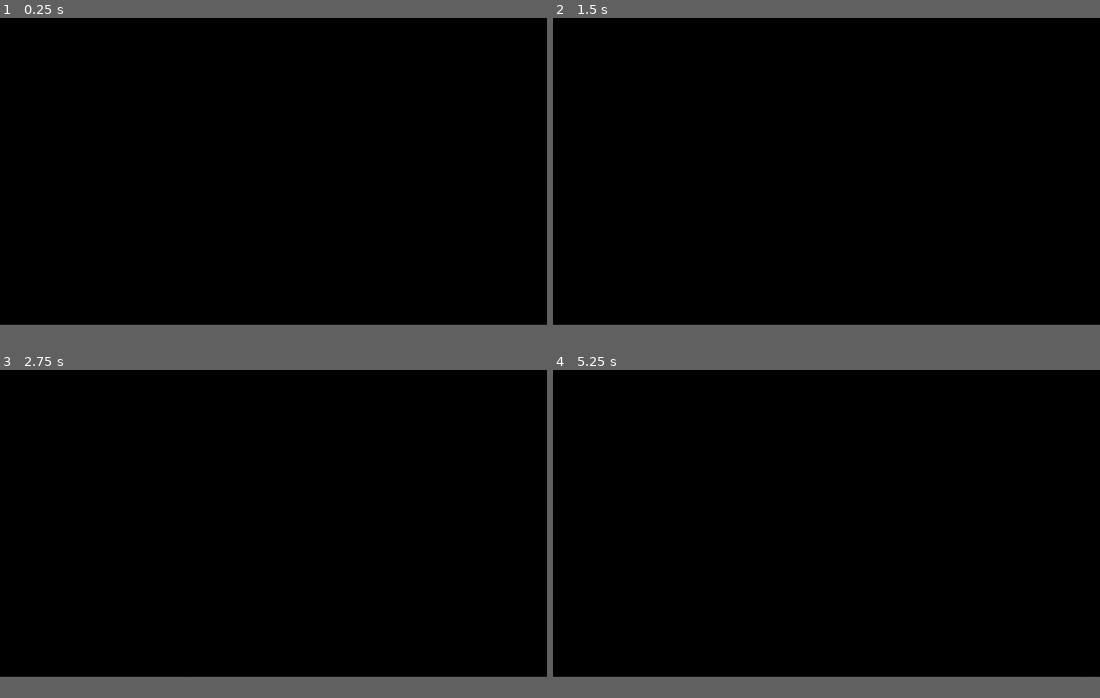
Above: before the commit, frames 1-4 (two rows, left to right).
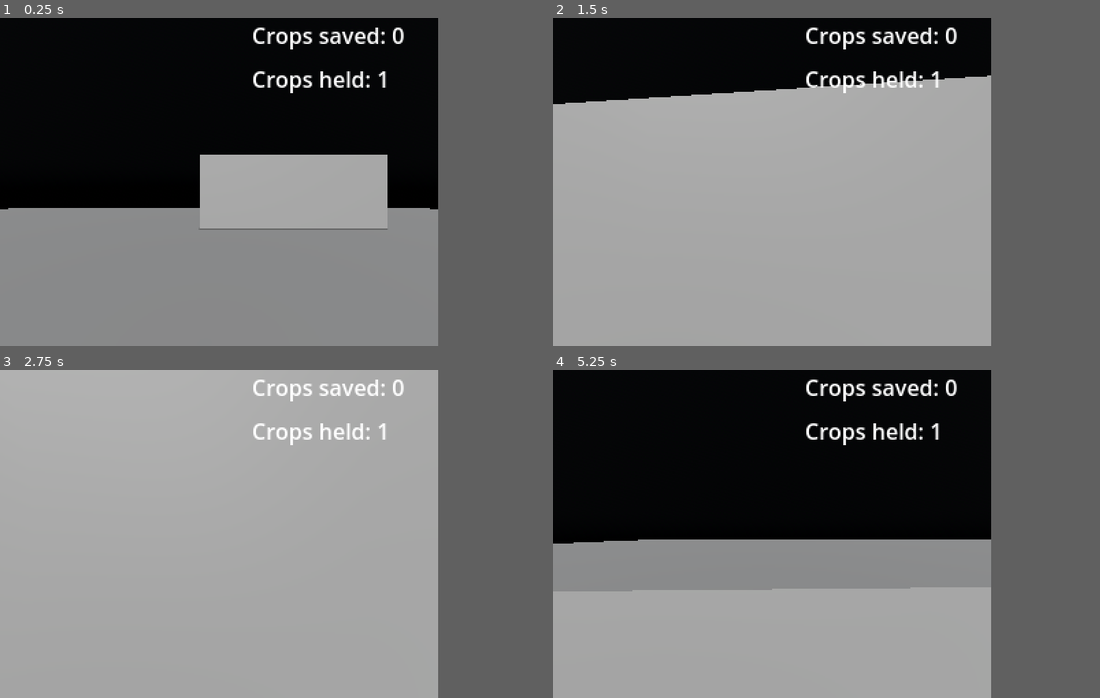
Above: after the commit, the same moments.

Repository: EliasVincent/ld52-game
Game: Godot game, scene res://level_1.tscn
The game is run twice, just before and just after one commit, with the same random seed, the same clock (stepped at 60 frames per second) and the same inputs.
Inputs (mouse positions are in pixels of both pictures, inside the frame that each line leads up to):
- Up to frame 1 (0.25 s): no input
- Up to frame 2 (1.5 s): tap Enter at 0.5 s; move the mouse to (853, 168) at 0.52 s; hold W (move_up) from 0.53 s (still down); tap E (action, bound only after the commit) at 0.6 s; move the mouse to (799, 172) at 1.27 s; tap Space (space) at 1.35 s
- Up to frame 3 (2.75 s): keep holding W (move_up); tap E (action, bound only after the commit) at 1.55, 2.1 s; move the mouse to (284, 517) at 2.02 s
- Up to frame 4 (5.25 s): keep holding W (move_up); tap Space (space) at 2.75, 3.6, 5 s; move the mouse to (821, 527) at 2.77 s; tap E (action, bound only after the commit) at 2.85, 3.8, 4.35, 5.1 s; move the mouse to (864, 527) at 3.52 s; tap Escape (escape, bound only after the commit) at 4.15 s; tap Enter at 4.25 s; move the mouse to (782, 520) at 4.27 s; tap F11 (fullscreen, bound only after the commit) at 4.9 s; move the mouse to (831, 524) at 5.02 s
In our replay, the window is 799x449 before the commit and 640x480 after it. These sizes can differ from the game's own. Grey fills any space a smaller window leaves; there, only what the larger window draws over its background counts as a difference.

The runs differ from the first frame. In frame 1, 35% of the frame differs, in the area x 0-81%, y 2-94%; in frame 2, 58%; in frame 3, 75%, in the area x 0-81%, y 0-94%; in frame 4, 35%.

Commit message:
harvestbox

Diff:
--- /dev/null
+++ b/actors/harvest_box.gd
@@ -0,0 +1,11 @@
+extends StaticBody3D
+
+
+# Called when the node enters the scene tree for the first time.
+func _ready():
+	pass # Replace with function body.
+
+
+# Called every frame. 'delta' is the elapsed time since the previous frame.
+func _process(delta):
+	pass
--- /dev/null
+++ b/actors/harvest_box.tscn
@@ -0,0 +1,28 @@
+[gd_scene load_steps=6 format=3 uid="uid://slodq1ng6vky"]
+
+[ext_resource type="Script" path="res://actors/harvest_box.gd" id="1_uqefh"]
+
+[sub_resource type="StandardMaterial3D" id="StandardMaterial3D_8vokv"]
+albedo_color = Color(0.894118, 0.368627, 0.772549, 1)
+
+[sub_resource type="BoxMesh" id="BoxMesh_ywnap"]
+material = SubResource("StandardMaterial3D_8vokv")
+
+[sub_resource type="BoxShape3D" id="BoxShape3D_o6qwy"]
+
+[sub_resource type="BoxShape3D" id="BoxShape3D_phcu7"]
+size = Vector3(1.31683, 1.24702, 1.30524)
+
+[node name="HarvestBox" type="StaticBody3D"]
+script = ExtResource("1_uqefh")
+
+[node name="MeshInstance3D" type="MeshInstance3D" parent="."]
+mesh = SubResource("BoxMesh_ywnap")
+
+[node name="CollisionShape3D" type="CollisionShape3D" parent="."]
+shape = SubResource("BoxShape3D_o6qwy")
+
+[node name="Area3D" type="Area3D" parent="." groups=["HARVESTBOX"]]
+
+[node name="CollisionShape3D" type="CollisionShape3D" parent="Area3D"]
+shape = SubResource("BoxShape3D_phcu7")
--- /dev/null
+++ b/globals/globals.gd
@@ -0,0 +1,23 @@
+extends Node
+
+var isFS = false
+
+func _input(event):
+	if Input.is_action_just_pressed("fullscreen"):
+		if isFS:
+			DisplayServer.window_set_mode(DisplayServer.WINDOW_MODE_WINDOWED)
+			#ProjectSettings.set_setting("display/window/size/mode", "windowed")
+			isFS = false
+			OS
+		else:
+			#ProjectSettings.set_setting("display/window/size/mode", "fullscreen")
+			DisplayServer.window_set_mode(DisplayServer.WINDOW_MODE_FULLSCREEN)
+			isFS = true
+	if Input.is_action_just_pressed("mute"):
+		AudioServer.set_bus_mute(0, not AudioServer.is_bus_mute(0))
+
+	if event is InputEventMouseButton:
+		Input.set_mouse_mode(Input.MOUSE_MODE_CAPTURED)
+
+	if Input.is_action_just_pressed("escape"):
+		Input.set_mouse_mode(Input.MOUSE_MODE_VISIBLE)
--- a/level_1.tscn
+++ b/level_1.tscn
@@ -1,6 +1,8 @@
-[gd_scene load_steps=7 format=3 uid="uid://b31oguwcjhqix"]
+[gd_scene load_steps=9 format=3 uid="uid://b31oguwcjhqix"]
 
+[ext_resource type="Script" path="res://levels/level_1.gd" id="1_gln08"]
 [ext_resource type="PackedScene" uid="uid://c3yabqicq140k" path="res://player/player.tscn" id="1_wtv3g"]
+[ext_resource type="PackedScene" uid="uid://slodq1ng6vky" path="res://actors/harvest_box.tscn" id="2_c8non"]
 
 [sub_resource type="PlaneMesh" id="PlaneMesh_7vq62"]
 size = Vector2(20, 20)
@@ -9,7 +11,7 @@
 
 [sub_resource type="PhysicalSkyMaterial" id="PhysicalSkyMaterial_efawt"]
 rayleigh_color = Color(0.301961, 0.403922, 0.6, 1)
-turbidity = 228.98
+turbidity = 382.26
 
 [sub_resource type="Sky" id="Sky_wufsm"]
 sky_material = SubResource("PhysicalSkyMaterial_efawt")
@@ -19,6 +21,7 @@
 sky = SubResource("Sky_wufsm")
 
 [node name="Level1" type="Node3D"]
+script = ExtResource("1_gln08")
 
 [node name="Ground" type="Node3D" parent="."]
 
@@ -35,3 +38,85 @@
 
 [node name="WorldEnvironment" type="WorldEnvironment" parent="."]
 environment = SubResource("Environment_kgn7f")
+
+[node name="DirectionalLight3D" type="DirectionalLight3D" parent="."]
+transform = Transform3D(1, 0, 0, 0, 0.820042, 0.572303, 0, -0.572303, 0.820042, 0, 7.08469, 11.9959)
+shadow_enabled = true
+
+[node name="Terrain" type="Node3D" parent="."]
+
+[node name="CSGCombiner3D" type="CSGCombiner3D" parent="Terrain"]
+use_collision = true
+
+[node name="CSGBox3D" type="CSGBox3D" parent="Terrain/CSGCombiner3D"]
+transform = Transform3D(1, 0, 0, 0, 1, 0, 0, 0, 1, 0, 1, -6)
+size = Vector3(1, 2, 1)
+
+[node name="CSGBox3D2" type="CSGBox3D" parent="Terrain/CSGCombiner3D"]
+transform = Transform3D(1, 0, 0, 0, 1, 0, 0, 0, 1, 1, 1, -6)
+size = Vector3(1, 2, 1)
+
+[node name="CSGBox3D3" type="CSGBox3D" parent="Terrain/CSGCombiner3D"]
+transform = Transform3D(1, 0, 0, 0, 1, 0, 0, 0, 1, 2, 1, -6)
+size = Vector3(1, 2, 1)
+
+[node name="CSGBox3D4" type="CSGBox3D" parent="Terrain/CSGCombiner3D"]
+transform = Transform3D(1, 0, 0, 0, 1, 0, 0, 0, 1, 3, 1, -6)
+size = Vector3(1, 2, 1)
+
+[node name="CSGBox3D5" type="CSGBox3D" parent="Terrain/CSGCombiner3D"]
+transform = Transform3D(1, 0, 0, 0, 1, 0, 0, 0, 1, 4, 1, -6)
+size = Vector3(1, 2, 1)
+
+[node name="HarvestBox" parent="." instance=ExtResource("2_c8non")]
+transform = Transform3D(1, 0, 0, 0, 1, 0, 0, 0, 1, 0, 0.6, 8)
+
+[node name="Tooltips" type="Control" parent="."]
+clip_contents = true
+custom_minimum_size = Vector2(320, 240)
+layout_mode = 3
+anchors_preset = 0
+offset_right = 643.0
+offset_bottom = 239.0
+
+[node name="DepositTooltip" type="Panel" parent="Tooltips"]
+unique_name_in_owner = true
+visible = false
+layout_mode = 0
+offset_left = 43.0
+offset_top = 29.0
+offset_right = 286.0
+offset_bottom = 74.0
+
+[node name="RichTextLabel" type="RichTextLabel" parent="Tooltips/DepositTooltip"]
+layout_mode = 0
+offset_left = 16.0
+offset_top = 10.0
+offset_right = 435.0
+offset_bottom = 93.0
+text = "PRESS E TO DEPOSIT CROPS"
+
+[node name="HUD" type="Control" parent="."]
+custom_minimum_size = Vector2(320, 240)
+layout_mode = 3
+anchors_preset = 0
+offset_right = 40.0
+offset_bottom = 40.0
+
+[node name="CropsSaved" type="RichTextLabel" parent="HUD"]
+unique_name_in_owner = true
+layout_mode = 0
+offset_left = 184.0
+offset_top = 1.0
+offset_right = 338.0
+offset_bottom = 59.0
+text = "Crops saved: "
+
+[node name="CropsHeld" type="RichTextLabel" parent="HUD"]
+unique_name_in_owner = true
+layout_mode = 0
+offset_left = 184.0
+offset_top = 33.0
+offset_right = 325.0
+offset_bottom = 77.0
+text = "Crops Held: "
--- /dev/null
+++ b/levels/level_1.gd
@@ -0,0 +1,22 @@
+extends Node3D
+
+@onready var cropTooltip = %DepositTooltip
+@onready var cropsSaved: RichTextLabel = %CropsSaved
+@onready var cropsHeld: RichTextLabel = %CropsHeld
+
+@onready var player: CharacterBody3D = $Player
+
+
+# Called when the node enters the scene tree for the first time.
+
+func toggleDepositTooltip():
+	cropTooltip.visible = !cropTooltip.visible
+
+func _ready():
+	pass # Replace with function body.
+
+
+# Called every frame. 'delta' is the elapsed time since the previous frame.
+func _process(delta):
+	cropsSaved.text = str("Crops saved: " , player.totalCrops)
+	cropsHeld.text = str("Crops held: " , player.cropsHeld)
--- a/player/player.gd
+++ b/player/player.gd
@@ -7,6 +7,11 @@
 @export var RIGHT_STICK_SENSITIVITY = 1.0
 
 @onready var camera = $Camera3D
+@onready var parentNode = self.get_parent()
+
+var cropsHeld: int = 1
+var totalCrops: int = 0
+var canDeposit: bool = false
 
 # Get the gravity from the project settings to be synced with RigidBody nodes.
 var gravity = ProjectSettings.get_setting("physics/3d/default_gravity")
@@ -59,3 +64,20 @@
 		# clamp restricts the rotation to -/+90 degrees on top and bottom
 		# otherwise the movement would be weird
 		camera.rotation_degrees.x = clamp(camera.rotation_degrees.x, -90, 90)
+	if Input.is_action_just_pressed("action") and canDeposit:
+		depositCrops()
+
+func depositCrops() -> void:
+	totalCrops += cropsHeld
+	cropsHeld = 0
+
+func _on_event_hitbox_area_entered(area):
+	if area.is_in_group("HARVESTBOX"):
+		parentNode.toggleDepositTooltip()
+		canDeposit = true
+
+
+func _on_event_hitbox_area_exited(area):
+	if area.is_in_group("HARVESTBOX"):
+		parentNode.toggleDepositTooltip()
+		canDeposit = false
--- a/player/player.tscn
+++ b/player/player.tscn
@@ -10,16 +10,27 @@
 radius = 0.4
 height = 1.5
 
-[node name="Player" type="CharacterBody3D"]
+[sub_resource type="CapsuleShape3D" id="CapsuleShape3D_nr8dk"]
+
+[node name="Player" type="CharacterBody3D" groups=["PLAYER"]]
 script = ExtResource("1_7qt43")
 
 [node name="MeshInstance3D" type="MeshInstance3D" parent="."]
+visible = false
 mesh = SubResource("CapsuleMesh_3g6gf")
 
 [node name="CollisionShape3D" type="CollisionShape3D" parent="."]
 shape = SubResource("CapsuleShape3D_78dhp")
 
 [node name="Camera3D" type="Camera3D" parent="."]
-transform = Transform3D(1, 0, 0, 0, 1, 0, 0, 0, 1, 0, 0.481326, -0.470565)
+transform = Transform3D(1, 0, 0, 0, 1, 0, 0, 0, 1, 0, 0.481326, -0.279407)
 current = true
 fov = 80.0
+
+[node name="EventHitbox" type="Area3D" parent="."]
+
+[node name="CollisionShape3D" type="CollisionShape3D" parent="EventHitbox"]
+shape = SubResource("CapsuleShape3D_nr8dk")
+
+[connection signal="area_entered" from="EventHitbox" to="." method="_on_event_hitbox_area_entered"]
+[connection signal="area_exited" from="EventHitbox" to="." method="_on_event_hitbox_area_exited"]
--- a/project.godot
+++ b/project.godot
@@ -14,6 +14,17 @@
 run/main_scene="res://level_1.tscn"
 config/features=PackedStringArray("4.0", "Mobile")
 config/icon="res://icon.svg"
+
+[autoload]
+
+Globals="*res://globals/globals.gd"
+
+[display]
+
+window/size/viewport_width=320
+window/size/viewport_height=240
+window/size/mode=2
+window/stretch/mode="viewport"
 
 [input]
 
@@ -42,6 +53,26 @@
 "events": [Object(InputEventKey,"resource_local_to_scene":false,"resource_name":"","device":0,"window_id":0,"alt_pressed":false,"shift_pressed":false,"ctrl_pressed":false,"meta_pressed":false,"pressed":false,"keycode":0,"physical_keycode":32,"unicode":0,"echo":false,"script":null)
 ]
 }
+fullscreen={
+"deadzone": 0.5,
+"events": [Object(InputEventKey,"resource_local_to_scene":false,"resource_name":"","device":0,"window_id":0,"alt_pressed":false,"shift_pressed":false,"ctrl_pressed":false,"meta_pressed":false,"pressed":false,"keycode":0,"physical_keycode":4194342,"unicode":0,"echo":false,"script":null)
+]
+}
+mute={
+"deadzone": 0.5,
+"events": [Object(InputEventKey,"resource_local_to_scene":false,"resource_name":"","device":0,"window_id":0,"alt_pressed":false,"shift_pressed":false,"ctrl_pressed":false,"meta_pressed":false,"pressed":false,"keycode":0,"physical_keycode":77,"unicode":0,"echo":false,"script":null)
+]
+}
+escape={
+"deadzone": 0.5,
+"events": [Object(InputEventKey,"resource_local_to_scene":false,"resource_name":"","device":0,"window_id":0,"alt_pressed":false,"shift_pressed":false,"ctrl_pressed":false,"meta_pressed":false,"pressed":false,"keycode":0,"physical_keycode":4194305,"unicode":0,"echo":false,"script":null)
+]
+}
+action={
+"deadzone": 0.5,
+"events": [Object(InputEventKey,"resource_local_to_scene":false,"resource_name":"","device":0,"window_id":0,"alt_pressed":false,"shift_pressed":false,"ctrl_pressed":false,"meta_pressed":false,"pressed":false,"keycode":0,"physical_keycode":69,"unicode":0,"echo":false,"script":null)
+]
+}
 
 [rendering]
 
Not shown: 1 places in player/player.tscn that only renumber resources
